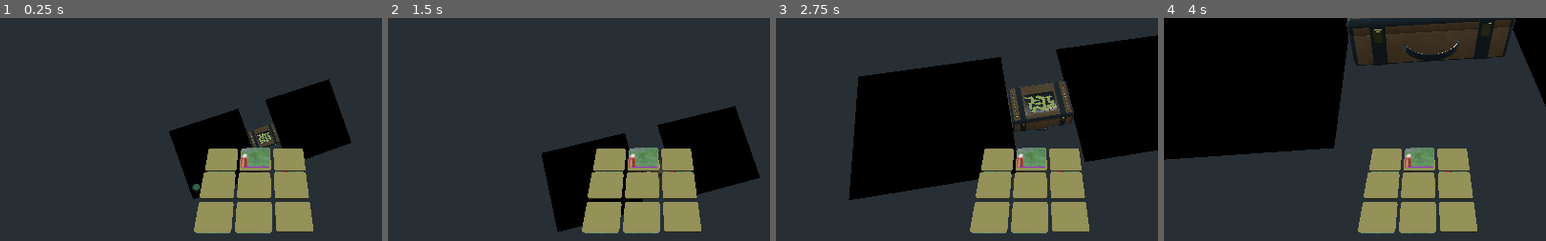
Above: before the commit, frames 1-4 (left to right).
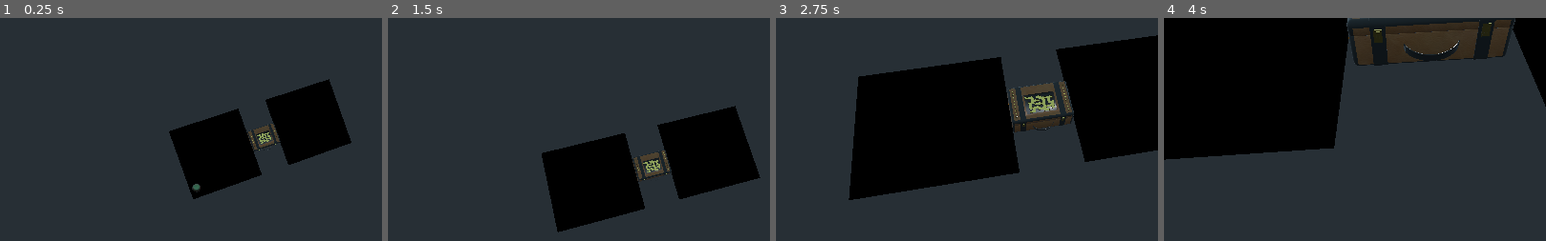
Above: after the commit, the same moments.

Repository: nheeb/OrbinTime
Game: Godot game, scene res://Level.tscn
The game is run twice, just before and just after one commit, with the same random seed, the same clock (stepped at 60 frames per second) and the same inputs.
Inputs (mouse positions are % of the whole screen's width and height, from its top left):
- Up to frame 1 (0.25 s): no input
- Up to frame 2 (1.5 s): move the mouse to (72, 45) at 0.52 s; tap T (clear_selection) at 0.6 s; click (72, 45) at 0.67 s; move the mouse to (30, 55) at 1.27 s; tap R (teleport_orb) at 1.35 s; click (30, 55) at 1.42 s
- Up to frame 3 (2.75 s): move the mouse to (60, 28) at 2.02 s; tap T (clear_selection) at 2.1 s; click (60, 28) at 2.17 s
- Up to frame 4 (4 s): move the mouse to (45, 70) at 2.77 s; tap R (teleport_orb) at 2.85 s; click (45, 70) at 2.92 s; move the mouse to (80, 65) at 3.52 s; tap T (clear_selection) at 3.6 s; click (80, 65) at 3.67 s
The pictures show only the part of the screen within x 16-66%, y 16-66%; the shares and areas given below are measured in that part.

The runs differ from the first frame. In frame 1, 9.6% of the frame differs, in the area x 50-82%, y 58-97%; in frame 2, 9.6%; in frame 3, 9.5%; in frame 4, 9.6%.

Commit message:
idk some changes

Diff:
--- a/Level.tscn
+++ b/Level.tscn
@@ -1,9 +1,8 @@
-[gd_scene load_steps=6 format=2]
+[gd_scene load_steps=5 format=2]
 
 [ext_resource path="res://Suitcase.tscn" type="PackedScene" id=1]
 [ext_resource path="res://Level.gd" type="Script" id=2]
 [ext_resource path="res://Objects/Orb.tscn" type="PackedScene" id=3]
-[ext_resource path="res://Logic/3x3Board.tscn" type="PackedScene" id=4]
 [ext_resource path="res://default_env.tres" type="Environment" id=5]
 
 [node name="Level" type="Spatial"]
@@ -17,9 +16,6 @@
 [node name="Orb" parent="." instance=ExtResource( 3 )]
 transform = Transform( 1, 0, 0, 0, 1, 0, 0, 0, 1, -0.162736, 0.0880122, -0.0882108 )
 mass = 0.59
-
-[node name="Board" parent="." instance=ExtResource( 4 )]
-transform = Transform( 0.0524309, 0, 0, 0, 0.117309, 0, 0, 0, 0.0524309, -0.0501813, -0.027856, 0.00301672 )
 
 [node name="Pivot" type="Spatial" parent="."]
 transform = Transform( 1, 0, 0, 0, 0.707107, 0.707107, 0, -0.707107, 0.707107, 0, 0, 0 )
--- a/Suitcase.tscn
+++ b/Suitcase.tscn
@@ -8,6 +8,7 @@
 [ext_resource path="res://Objects/Switch.tscn" type="PackedScene" id=6]
 [ext_resource path="res://Objects/WeightRack.tscn" type="PackedScene" id=7]
 [ext_resource path="res://Logic/Weight.tscn" type="PackedScene" id=8]
+[ext_resource path="res://Logic/3x3Board.tscn" type="PackedScene" id=9]
 
 [sub_resource type="CubeMesh" id=1]
 
@@ -73,6 +74,9 @@
 transform = Transform( 1, 0, 0, 0, 1, 0, 0, 0, 1, -1.40349, 0, 0 )
 mesh = SubResource( 4 )
 
+[node name="Board" parent="." instance=ExtResource( 9 )]
+transform = Transform( 0.0524309, 0, 0, 0, 0.117309, 0, 0, 0, 0.0524309, -0.0501813, -0.11671, 0.00301672 )
+
 [connection signal="button_pressed" from="Buttons/ButtonDrawer" to="." method="_on_ButtonDrawer_button_pressed"]
 [connection signal="switch_turned_off" from="Buttons/Switch" to="." method="_on_Switch_switch_turned"]
 [connection signal="switch_turned_on" from="Buttons/Switch" to="." method="_on_Switch_switch_turned"]
Not shown: 1 places in Suitcase.tscn that only renumber resources
